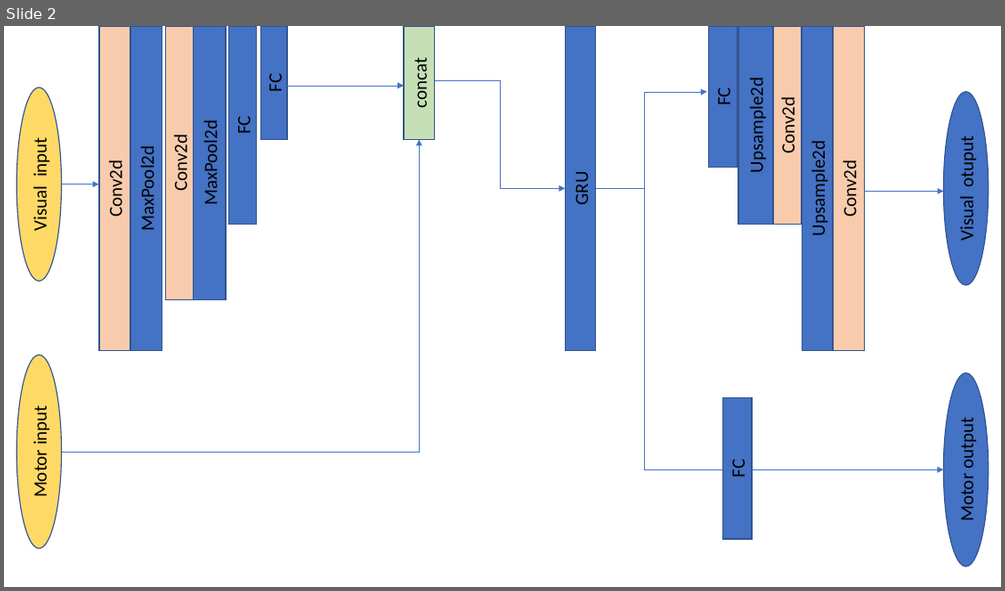
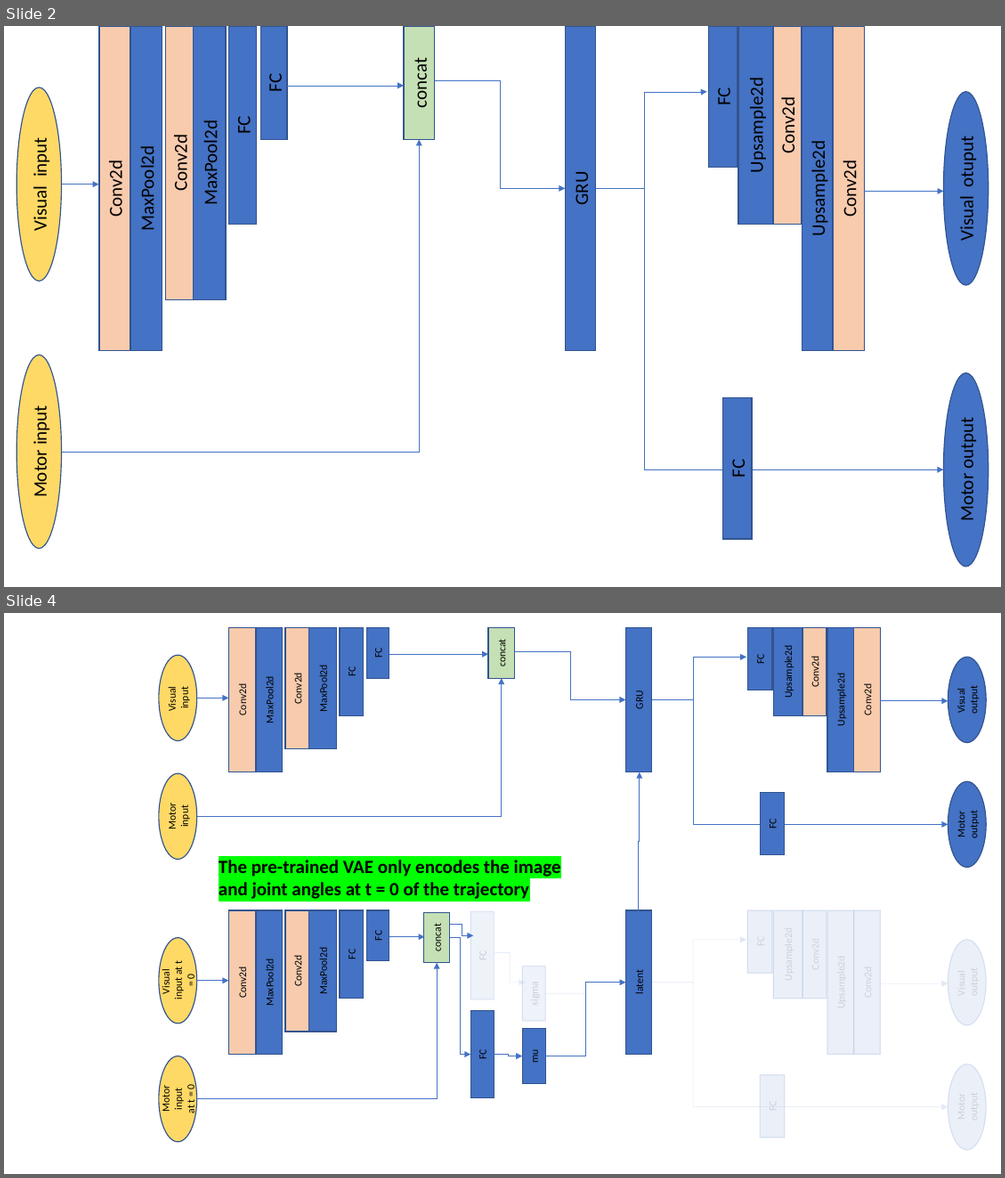
Before and after one commit to RomanKoshkin/robo, a slide deck: architecture.pptx. Shown one above the other, each under a label of ours: slide 2 before the commit, slides 2 and 4 after it; the slides between them are not shown. The pictures are 1005x591 and 1005x1178 pixels, drawn with LibreOffice and Linux fonts; fonts in the diff are those of the drawing. Boxes give left, top, right and bottom in pixels: in the first picture for what was removed or moved away, otherwise in the second. Text is boxed around its words. In the diff, an @@ line names an element or a change of style, - is before the commit and + after.

```diff
--- a/architecture.pptx
+++ b/architecture.pptx
@@ slide 4 added at <box>4,613,1001,1174</box>, background #FFFFFF @@
@@ group added at <box>159,628,986,868</box>: 14 rectangles, 4 elbow arrows, 4 ellipses, 3 arrows @@
+Conv2d
+MaxPool2d
+Conv2d
+MaxPool2d
+FC
+FC
+FC
+Upsample2d
+Conv2d
+Upsample2d
+Conv2d
+concat
+GRU
+Motor output
+Motor input
+Visual input
+Visual output
+FC
@@ elbow arrow added from (638, 910) to (639, 772), #4472C4 0.5 pt @@
@@ text added at <box>218,860,561,899</box>, 18 pt, text #000000, bold @@
+The pre-trained VAE only encodes the image and joint angles at t = 0 of the trajectory
@@ group added at <box>159,910,986,1150</box>: 18 rectangles, 9 elbow arrows, 4 ellipses, 3 arrows @@
+Conv2d
+MaxPool2d
+Conv2d
+MaxPool2d
+FC
+FC
+concat
+latent
+Motor input
+at t = 0
+Visual input at t = 0
+FC
+FC
+mu
```
Also in this commit, not shown: 4 other slides added, 3 other files.
